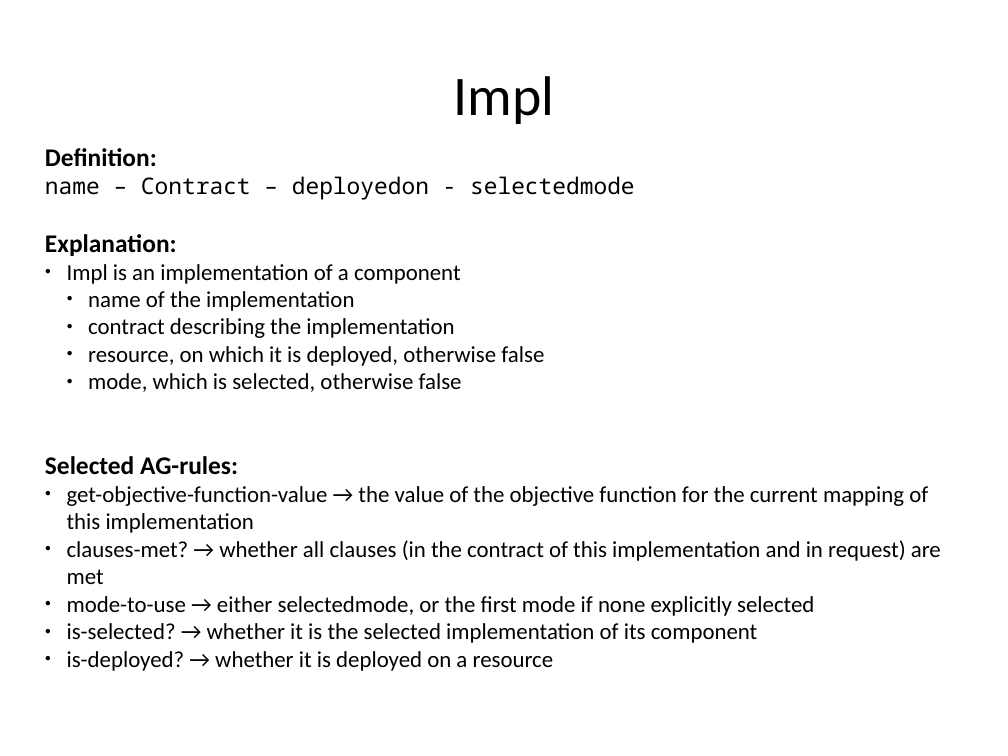
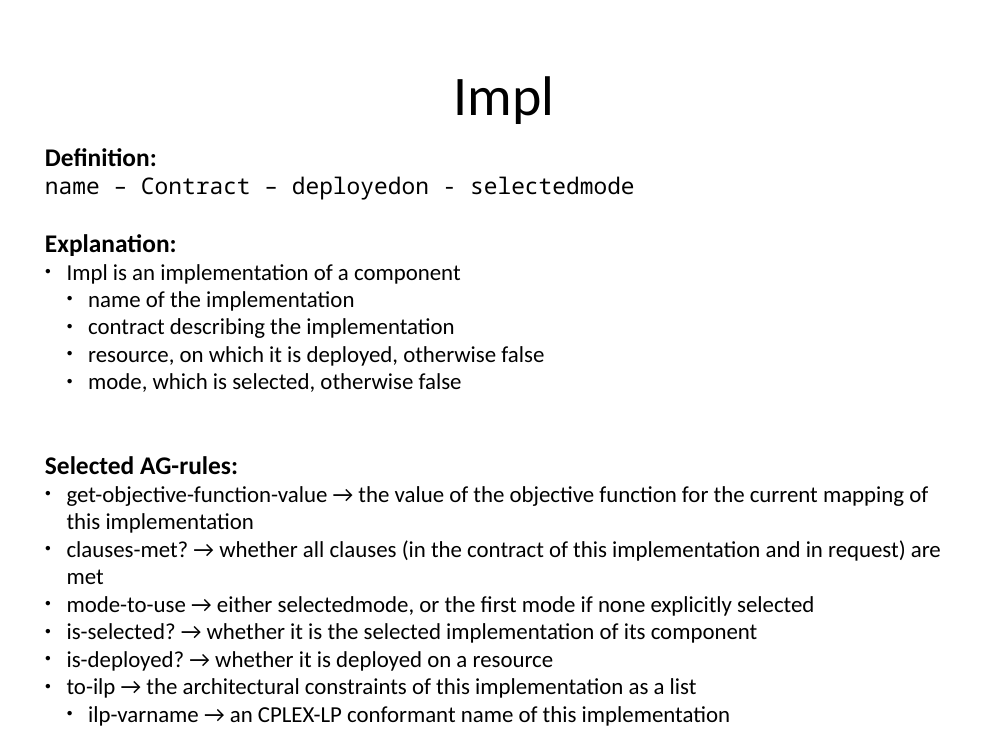
Before and after one commit to rene-schoene/racr-mquat, a slide deck: slide 16 of doc/the-model.odp. Drawn at 1008x756 pixels with LibreOffice and Linux fonts; fonts in the diff are those of the drawing. Boxes give left, top, right and bottom in pixels: in the first picture for what was removed or moved away, otherwise in the second. Text is boxed around its words. In the diff, an @@ line names an element or a change of style, - is before the commit and + after.

```diff
--- a/doc/the-model.odp
+++ b/doc/the-model.odp
@@ text at [67, 678, 730, 726]: paragraphs added @@
+● to-ilp → the architectural constraints of this implementation as a list
+  ● ilp-varname → an CPLEX-LP conformant name of this implementation
```
Also in this commit, not shown: 8 other slides changed, 1 slide added.
